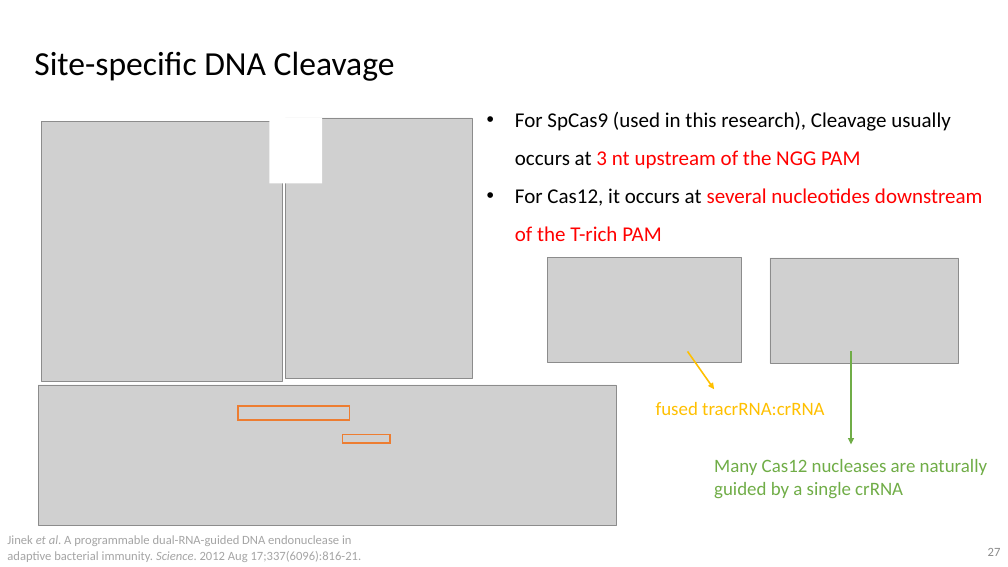
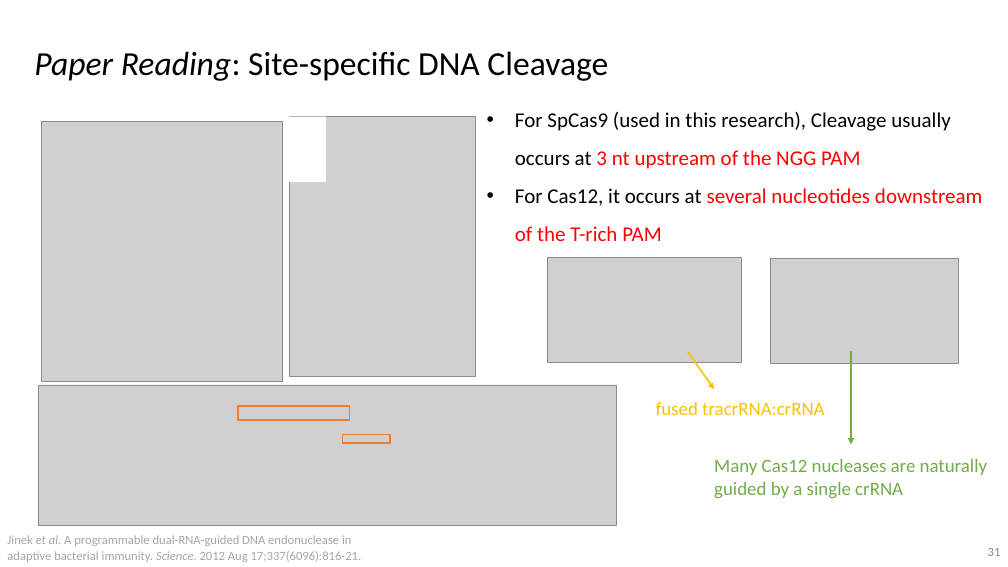
Before and after one commit to vwOvOwv/PKU-Undergraduate-Course, a slide deck: slide 31 of 遗传学(Genetics)/讨论课/Topic-3_遗传学技术/CRISPR-Cas.pptx (slide 27 before the commit). Drawn at 1008x567 pixels with LibreOffice and Linux fonts; fonts in the diff are those of the drawing; grey boxes stand for pictures. Boxes give left, top, right and bottom in pixels: in the first picture for what was removed or moved away, otherwise in the second. Text is boxed around its words. In the diff, an @@ line names an element or a change of style, - is before the commit and + after.

```diff
--- a/遗传学(Genetics)/讨论课/Topic-3_遗传学技术/CRISPR-Cas.pptx
+++ b/遗传学(Genetics)/讨论课/Topic-3_遗传学技术/CRISPR-Cas.pptx
@@ text at [34, 51, 608, 81]: text changed @@
-Site-specific DNA Cleavage
+Paper Reading: Site-specific DNA Cleavage
@@ rectangle: place and size @@
-rectangle at [269, 118, 322, 183]
+rectangle at [273, 116, 326, 181]
@@ picture: place and size @@
-picture at [285, 118, 472, 378]
+picture at [289, 116, 476, 377]
@@ page number at [988, 548, 1001, 556]: text changed @@
-27
+31
```
Also in this commit, not shown: 18 other slides changed, 5 slides added, 1 other file.
